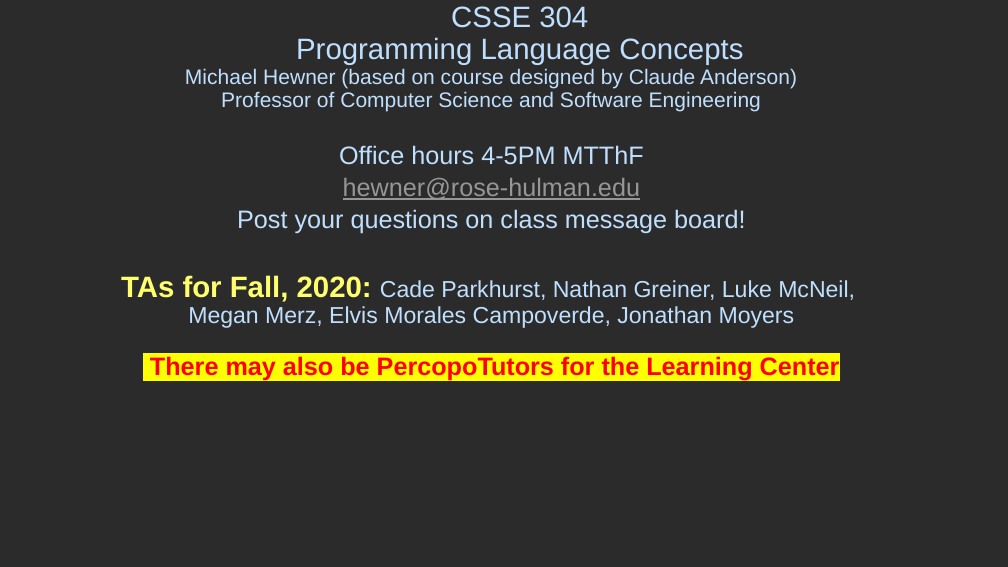
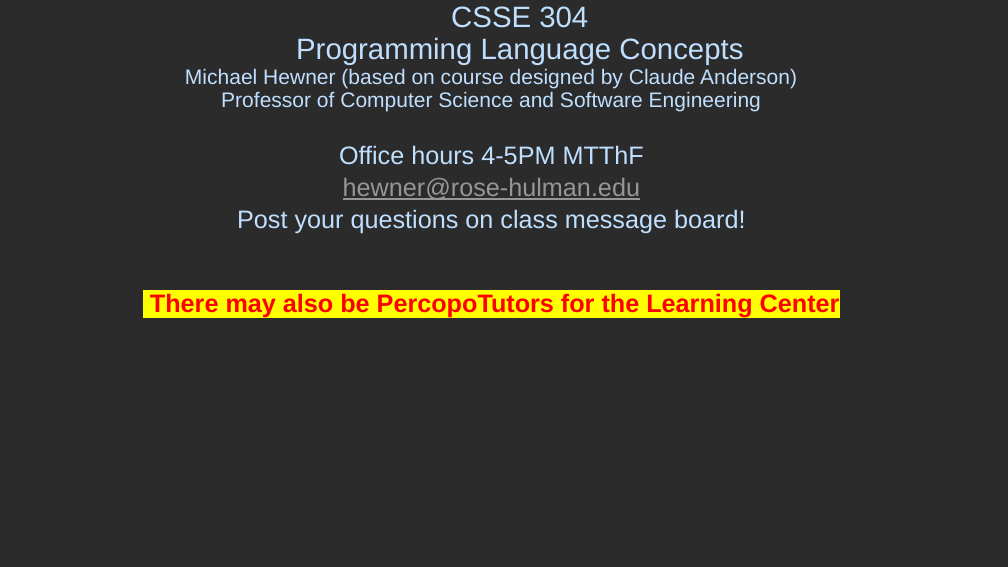
Before and after one commit to RHIT-CSSE/csse304, a slide deck: slide 2 of ClassMaterials/SchemeIntro/SchemeIntro.pptx. Drawn at 1008x567 pixels with LibreOffice and Linux fonts; fonts in the diff are those of the drawing; background and template pictures are left out; a plain dark background stands for a picture behind light text. Boxes give left, top, right and bottom in pixels: in the first picture for what was removed or moved away, otherwise in the second. Text is boxed around its words. In the diff, an @@ line names an element or a change of style, - is before the commit and + after.

```diff
--- a/ClassMaterials/SchemeIntro/SchemeIntro.pptx
+++ b/ClassMaterials/SchemeIntro/SchemeIntro.pptx
@@ subtitle at box(121, 275, 855, 328): paragraph removed @@
-TAs for Fall, 2020: Cade Parkhurst, Nathan Greiner, Luke McNeil,
-Megan Merz, Elvis Morales Campoverde, Jonathan Moyers
```
Also in this commit, not shown: 1 other file.
